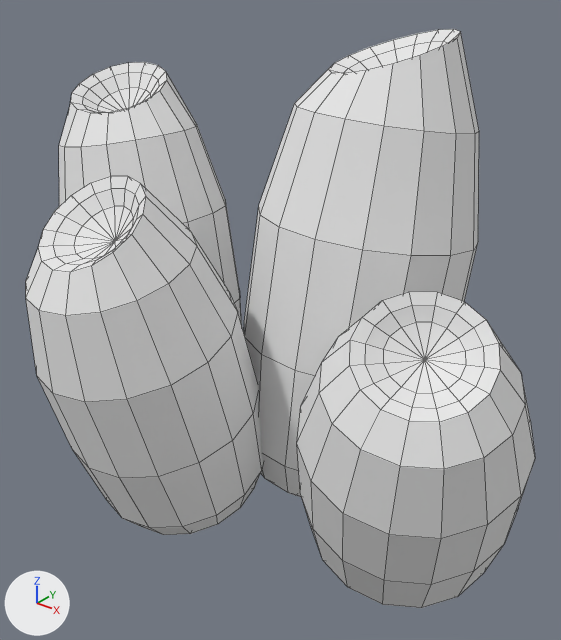
Renders of the OBJ model GOKART/Assets/NOSSO JOGO/Visual Assets/ArtNovas/CenarioObjetos/Esponja/sponge.obj from each side of a commit.
The view is the same before and after, from a 50 mm camera at (16.06, -8.75, 9.32) aimed at (8.16, 1.12, 3.2). The axes (+X, +Y, +Z) are drawn at lower left. The lights are the same throughout. Mesh edges are drawn as thin lines. Where no turn or scale is listed for an object, it has been applied to the vertices.

Names of what the first picture shows: 'Sponge'.
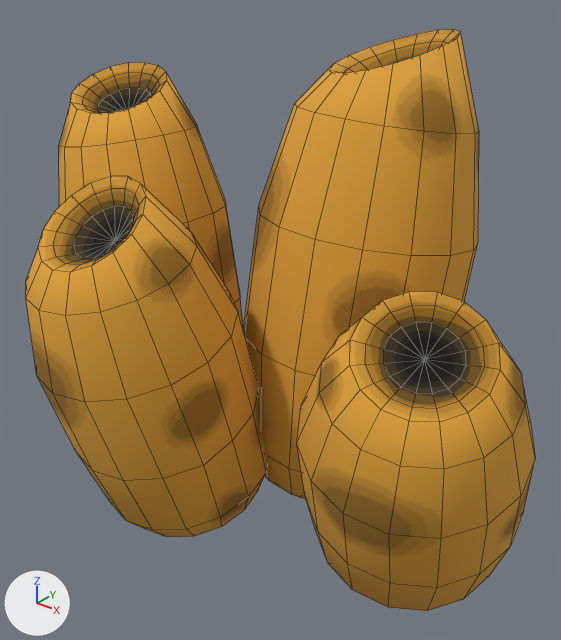
The newer file is also turned or shifted as a whole; pictures and numbers use the older file's frame.

Location of each change, [x1, y1, x2, y2] in pixels of the pictures (561 x 640 px; the box of a moved part takes in the faces that stretch with it):
'Sponge', recoloured, reshaped (white to orange): before [26, 29, 535, 608]; after [26, 29, 535, 611]
part 1 of me_sponge, moved or reshaped: before [38, 298, 533, 608]; after [38, 291, 535, 611]
part 2 of me_sponge, recoloured (grey to orange): [26, 32, 535, 539] in both
part 3 of me_sponge, recoloured (white to orange): [39, 29, 500, 422] in both

What changed in the scene script:
```text
Add img_sponge_test_png:
    img_sponge_test_png = load_image('sponge_test.png', 'sponge_test.png', 128, 128, 'sRGB')
Add img_sponge_top_png:
    img_sponge_top_png = load_image('sponge_top.png', 'sponge_top.png', 128, 128, 'sRGB')
Add mat_sponge_body_001:
    mat_sponge_body_001 = principled_material('Sponge_Body.001')
    mat_sponge_body_001.texture = img_sponge_test_png
    mat_sponge_body_001.roughness = 1.0
Add mat_sponge_hole_001:
    mat_sponge_hole_001 = principled_material('Sponge_Hole.001')
    mat_sponge_hole_001.texture = img_sponge_top_png
    mat_sponge_hole_001.roughness = 1.0
Change me_sponge:
    where me_sponge.from_pydata(...)  # 584 vertices, 640 faces; spans x 2.62..13.19, y -2.65..4.92, z -0.88..7.99
    used by ob_sponge; location = (0.0, 0.0, 0.0)
    me_sponge part 1: all 216 vertices in x 3.37..12.9, y -2.23..4.06, z -0.88..1.61 are moved by (0.1, 0.0, 0.0)
    me_sponge part 2: all 448 faces that had it switch from mat_sponge_body (white #e7e7e7) to mat_sponge_body_001 (picture img_sponge_test_png)
    me_sponge part 3: all 192 faces that had it switch from mat_sponge_hole (white #e7e7e7) to mat_sponge_hole_001 (picture img_sponge_top_png)
```
